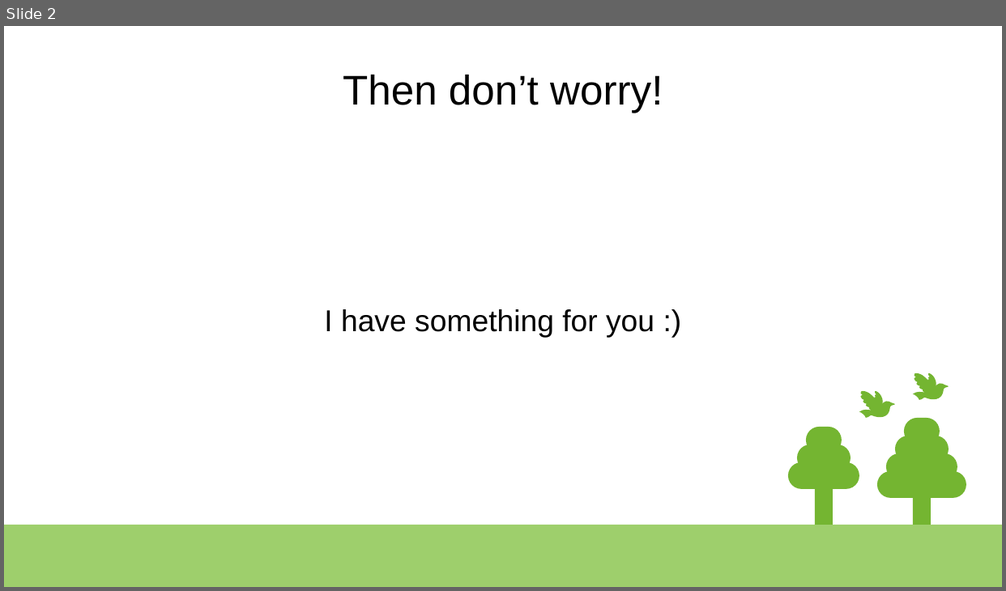
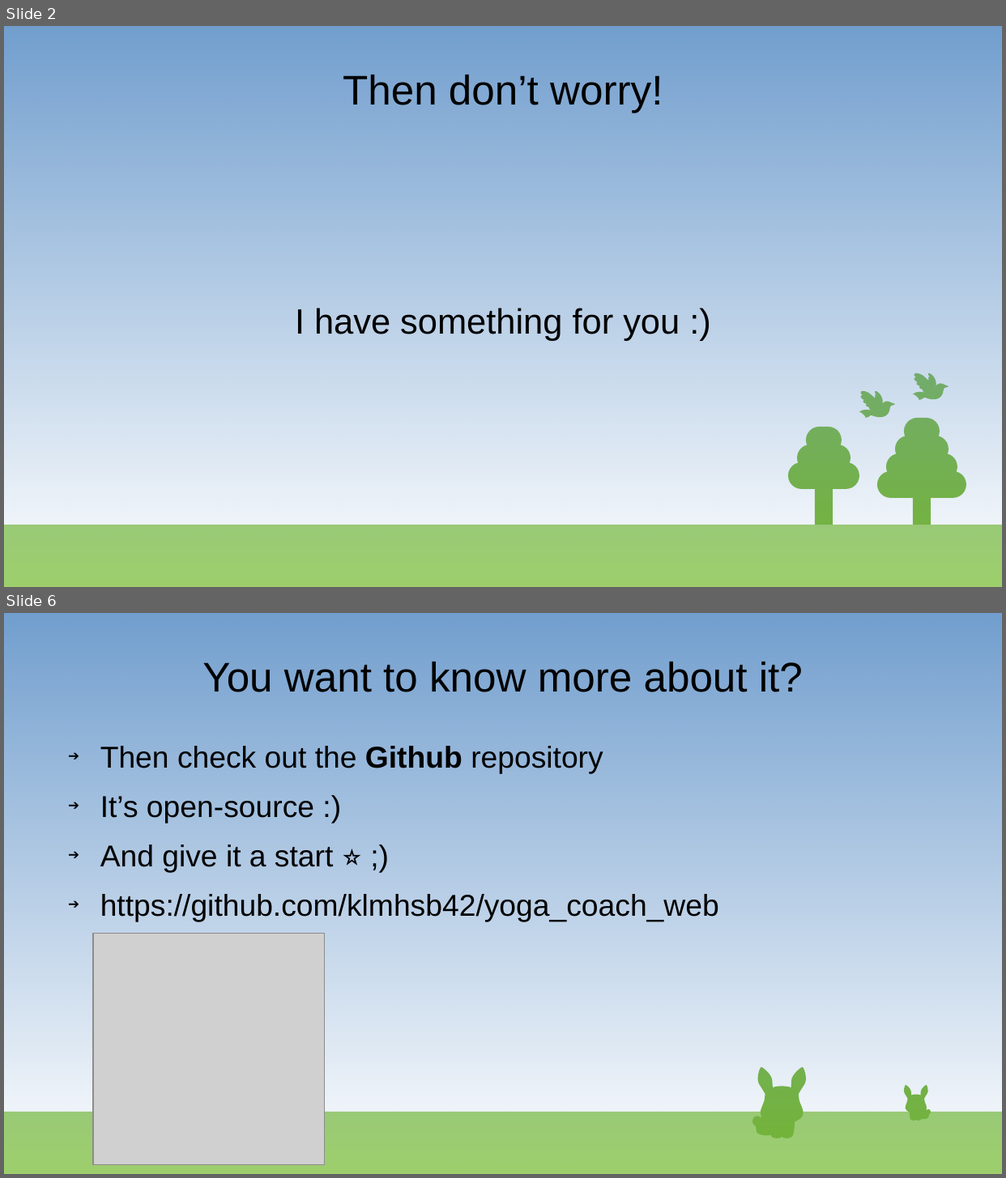
Before and after one commit to klmhsb42/yoga_coach_web, a slide deck: artifacts/docs/presentation.odp. Shown one above the other, each under a label of ours: slide 2 before the commit, slides 2 and 6 after it; the slides between them are not shown. The pictures are 1006x591 and 1006x1178 pixels, drawn with LibreOffice and Linux fonts; fonts in the diff are those of the drawing; grey boxes stand for pictures. Boxes give left, top, right and bottom in pixels: in the first picture for what was removed or moved away, otherwise in the second. Text is boxed around its words. In the diff, an @@ line names an element or a change of style, - is before the commit and + after.

```diff
--- a/artifacts/docs/presentation.odp
+++ b/artifacts/docs/presentation.odp
@@ slide 6 added at (4, 613, 1002, 1174), background #FFFFFF; not listed: 1 template element that a slide beside it also shows @@
@@ rectangle added at (4, 613, 1002, 1174), fill gradient #729FCF @@
@@ title added at (202, 662, 803, 692), 33 pt, text #000000 @@
+You want to know more about it?
@@ text added at (100, 746, 719, 922), 24 pt, text #000000 @@
+➔ Then check out the Github repository
+➔ It’s open-source :)
+➔ And give it a start ⭐ ;)
+➔ https://github.com/klmhsb42/yoga_coach_web
@@ picture added at (93, 934, 325, 1165) @@
@@ group added at (753, 1067, 807, 1139): 23 freeform shapes @@
@@ group added at (904, 1086, 931, 1121): 23 freeform shapes @@
@@ slide 2 changed as well @@
@@ rectangle added at (4, 26, 1002, 587), fill gradient #729FCF @@
@@ text "I have something for you ..." at (295, 308, 680, 341): size 24 to 28 pt @@
```
Also in this commit, not shown: 1 other slide changed, 4 other slides added, 4 slides removed, 2 other files.
